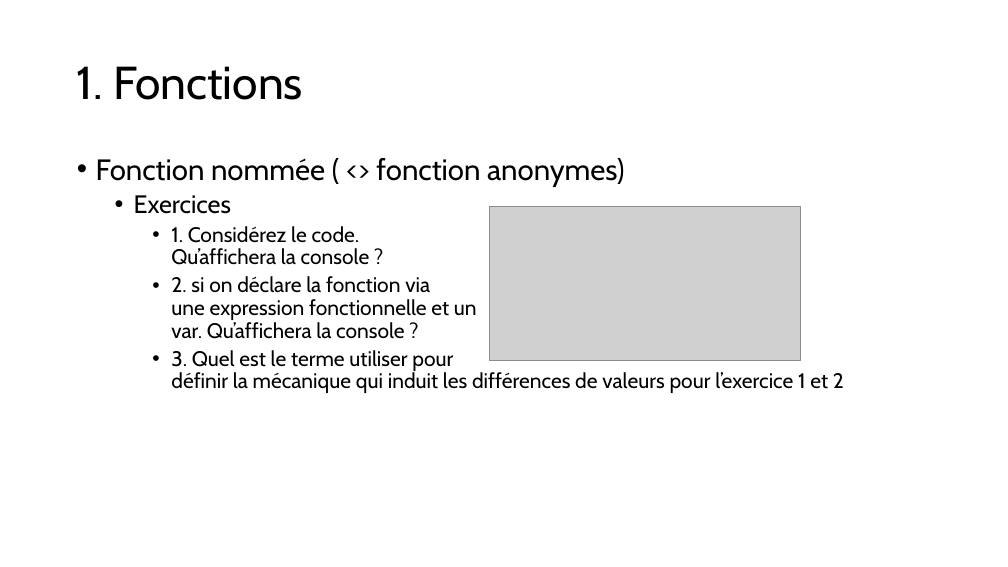
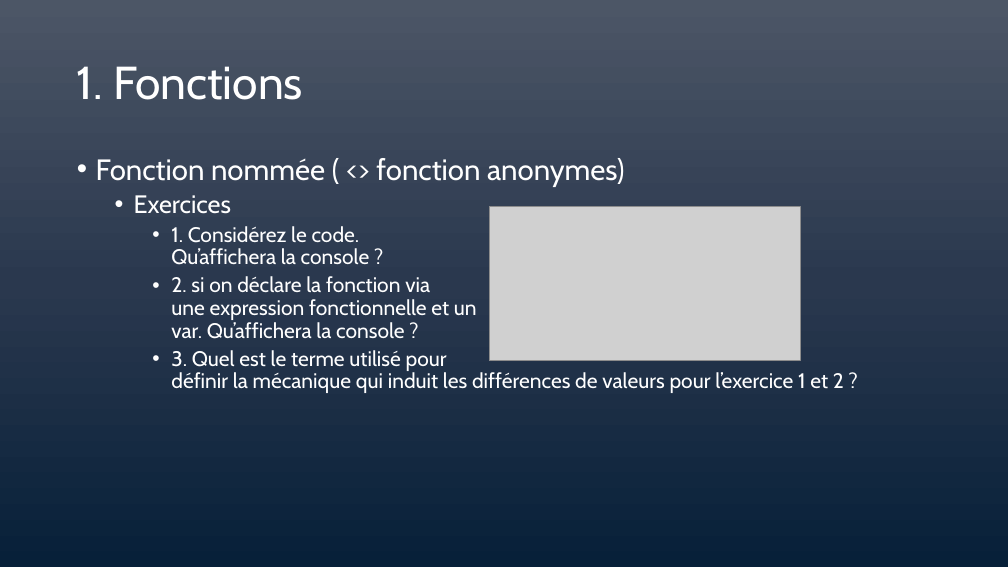
Before and after one commit to LJKhnor/chapitre-6, a slide deck: slide 12 of Chapitre 6.pptx. Drawn at 1008x567 pixels with LibreOffice and Linux fonts; fonts in the diff are those of the drawing; grey boxes stand for pictures. Boxes give left, top, right and bottom in pixels: in the first picture for what was removed or moved away, otherwise in the second. Text is boxed around its words. In the diff, an @@ line names an element or a change of style, - is before the commit and + after.

```diff
--- a/Chapitre 6.pptx
+++ b/Chapitre 6.pptx
@@ background #FFFFFF to gradient #4D5667 to #2B394F to #072139 @@
@@ title "1. Fonctions" at [77,66,303,100]: text colour #000000 to #FFFFFF @@
@@ text at [96,158,624,339]: text colour #000000 to #FFFFFF in "Fonction nommée ( <> fonction anonymes)", "Exercices", "1. Considérez le code. Qu’affichera la console ...", "2. si on déclare la fonction via ..." @@
@@ text at [171,350,844,393]: text changed; text colour #000000 to #FFFFFF @@
-    • 3. Quel est le terme utiliser pour
-      définir la mécanique qui induit les différences de valeurs pour l’exercice 1 et 2
+    • 3. Quel est le terme utilisé pour
+      définir la mécanique qui induit les différences de valeurs pour l’exercice 1 et 2 ?
```
Also in this commit, not shown: 35 other slides changed, 5 slides added, 5 slides removed.
